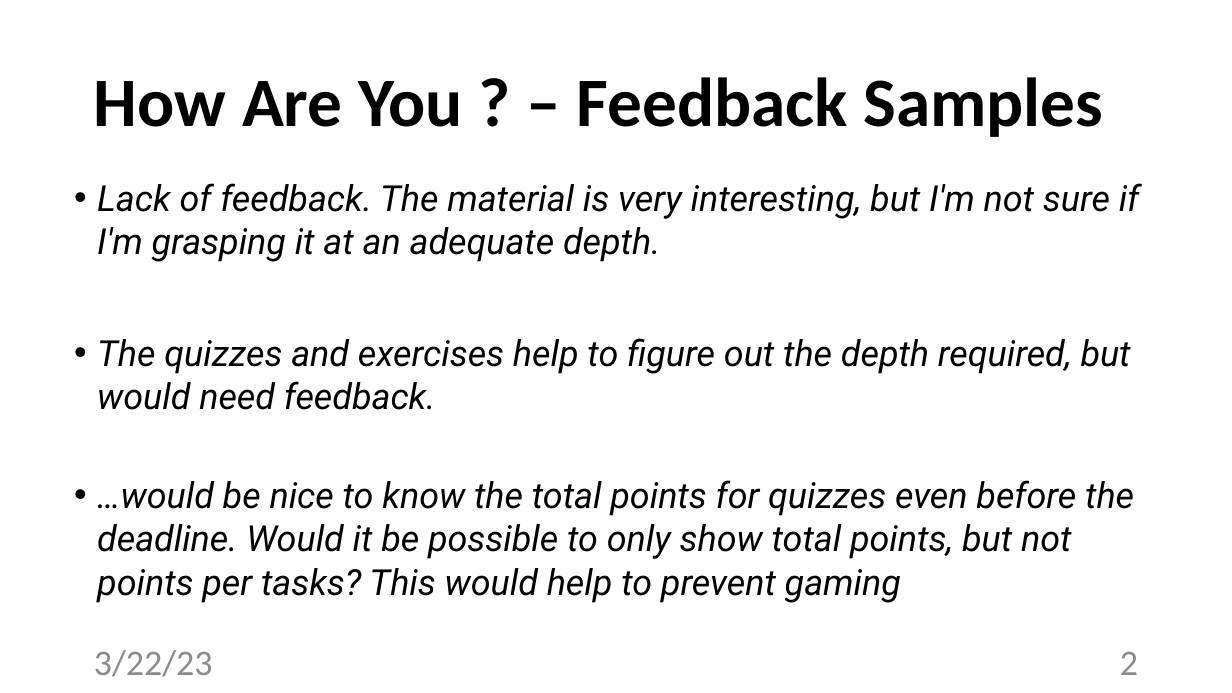
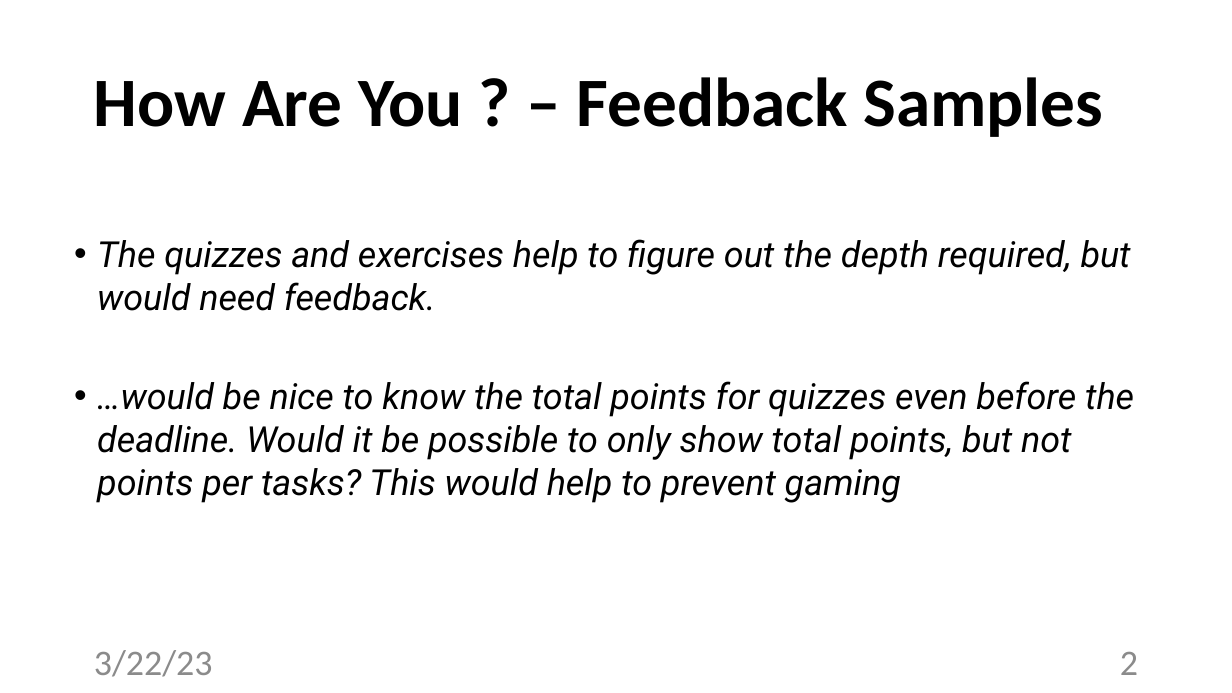
Before and after one commit to alexjungaalto/FederatedLearning, a slide deck: slide 2 of slides/CS-E4740_FLDesignPrinciple.pptx. Drawn at 1232x693 pixels with LibreOffice and Linux fonts; fonts in the diff are those of the drawing. Boxes give left, top, right and bottom in pixels: in the first picture for what was removed or moved away, otherwise in the second. Text is boxed around its words. In the diff, an @@ line names an element or a change of style, - is before the commit and + after.

```diff
--- a/slides/CS-E4740_FLDesignPrinciple.pptx
+++ b/slides/CS-E4740_FLDesignPrinciple.pptx
@@ text at [97, 183, 1140, 262]: paragraph removed @@
-• Lack of feedback. The material is very interesting, but I'm not sure if I'm grasping it at an adequate depth.
```
Also in this commit, not shown: 20 other slides changed, 1 slide added, 3 other files.
